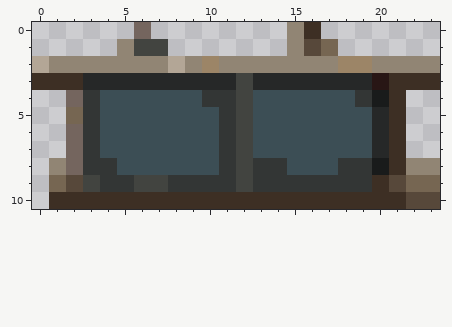
A pixel-art sprite gets an edit: assets/sprites/interface/resource-panel.png. The picture above was drawn from the file before the commit.
The file is 24x11 pixels.
After the commit:
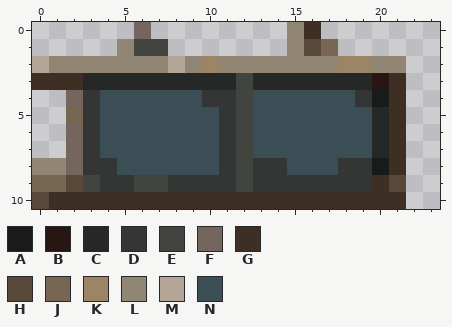
Palette (. is transparent): A #191b1b  B #281615  C #262828  D #333635  E #424440  F #74655e  G #3d2f24  H #57483a  J #766652  K #9c8567  L #918574  M #b3a696  N #3c4e55
From old to new:
{"y":2,"x":22,"old":"LL","new":".."}
{"y":3,"x":22,"old":"GG","new":".."}
{"y":8,"x":0,"old":".","new":"L"}
{"y":8,"x":22,"old":"LL","new":".."}
{"y":9,"x":0,"old":".","new":"J"}
{"y":9,"x":22,"old":"JJ","new":".."}
{"y":10,"x":0,"old":".","new":"H"}
{"y":10,"x":22,"old":"HH","new":".."}
{"label":"erased","picture_box":[406,56,440,209]}
{"label":"added","picture_box":[32,158,49,209]}
